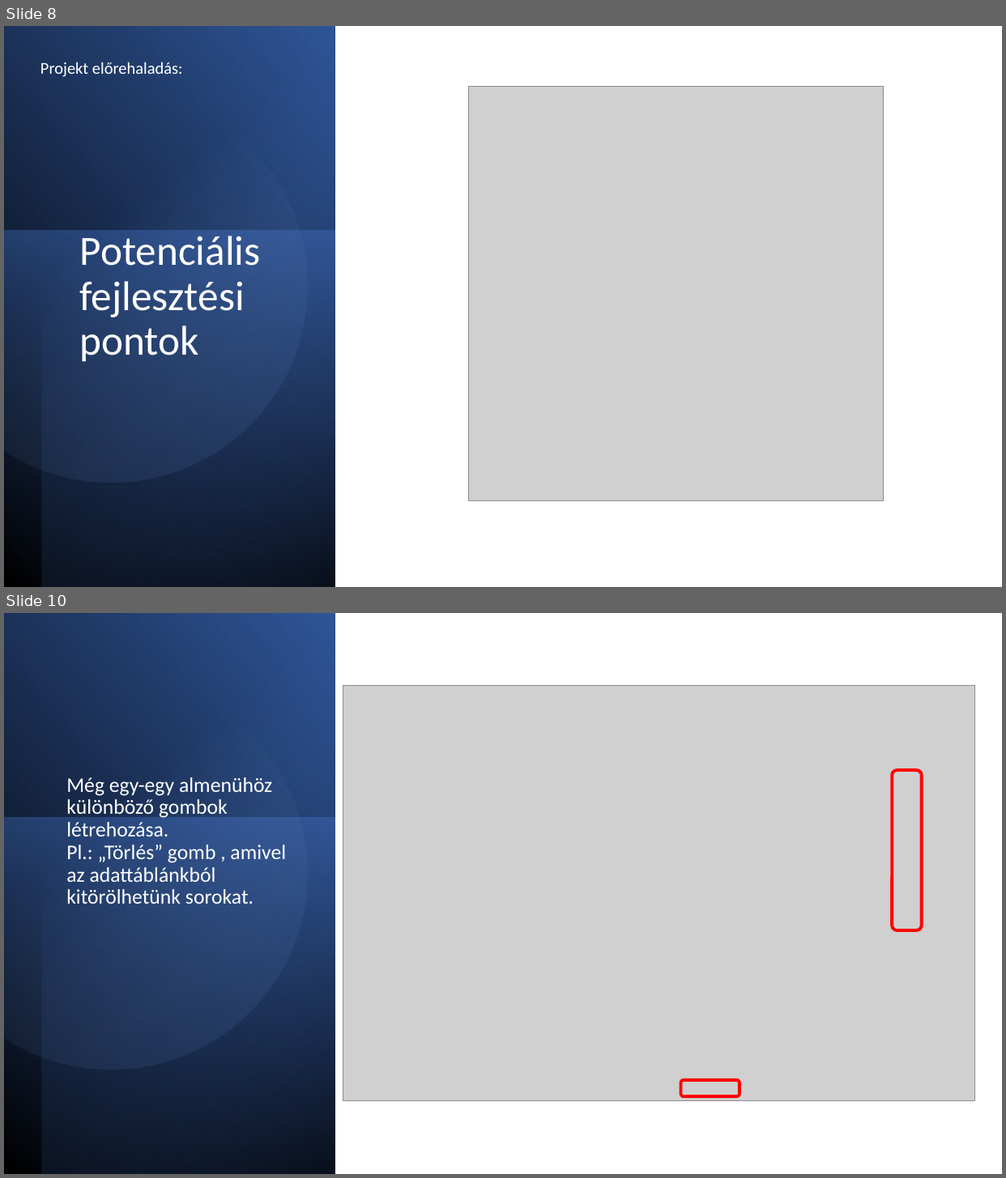
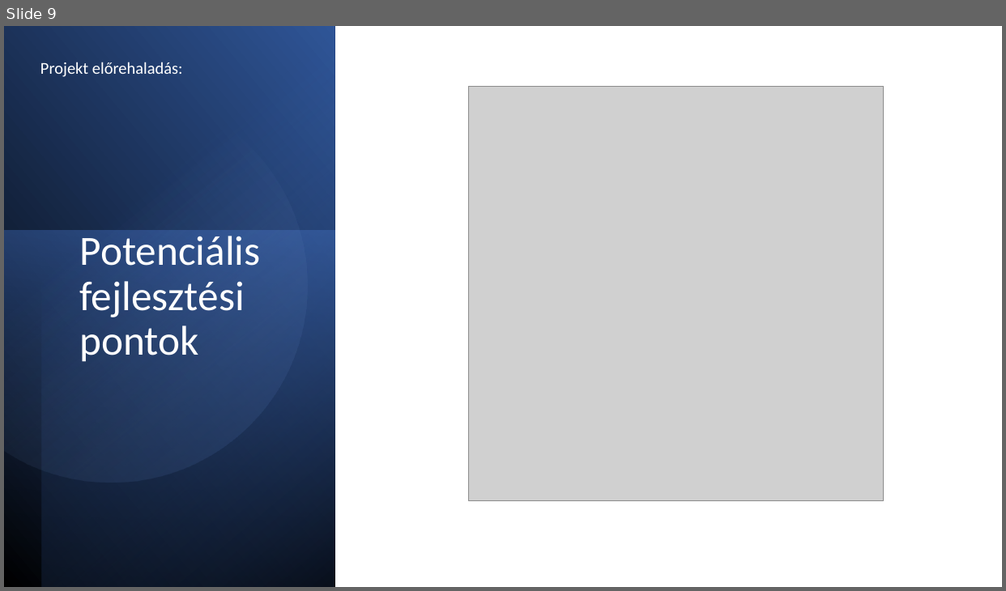
Before and after one commit to bala1228/Szoftver-Projekt, a slide deck: SFM_Projekt_Áttekintés_2.pptx. Shown one above the other, each under a label of ours: slides 8 and 10 before the commit, slide 9 after it; the slides between them are not shown. The pictures are 1006x1178 and 1006x591 pixels, drawn with LibreOffice and Linux fonts; fonts in the diff are those of the drawing; grey boxes stand for pictures. Boxes give left, top, right and bottom in pixels: in the first picture for what was removed or moved away, otherwise in the second. Text is boxed around its words. In the diff, an @@ line names an element or a change of style, - is before the commit and + after.

```diff
--- a/SFM_Projekt_Áttekintés_2.pptx
+++ b/SFM_Projekt_Áttekintés_2.pptx
@@ slide 10 removed at <box>4,613,1002,1174</box>, background #FFFFFF @@
@@ rectangle removed at <box>4,613,335,1174</box> @@
@@ rectangle removed at <box>41,613,335,1174</box> @@
@@ freeform shape removed at <box>4,652,343,1105</box> @@
@@ picture removed at <box>343,685,975,1101</box> @@
@@ title removed at <box>66,777,286,904</box> @@
-Még egy-egy almenühöz különböző gombok létrehozása.
-Pl.: „Törlés” gomb , amivel az adattáblánkból kitörölhetünk sorokat.
@@ rounded rectangle removed at <box>892,770,921,931</box> @@
@@ rectangle removed at <box>4,818,335,1174</box> @@
@@ rounded rectangle removed at <box>681,1080,739,1097</box> @@
@@ what was slide 8 is now slide 9 @@
```
Also in this commit, not shown: 3 slides changed, 1 slide added.
